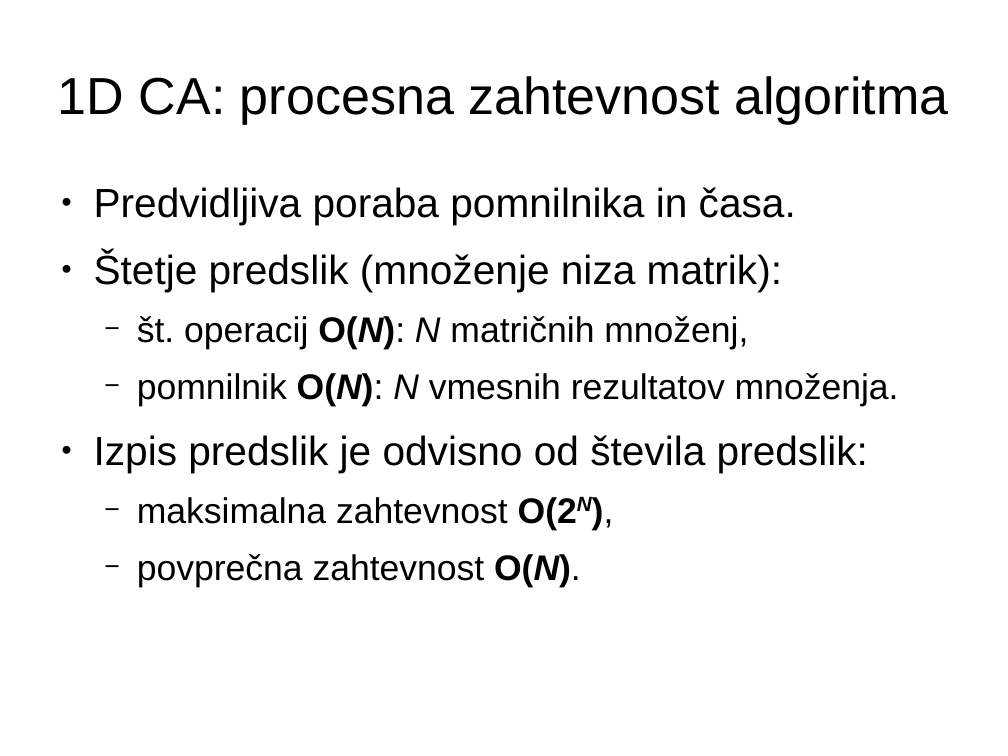
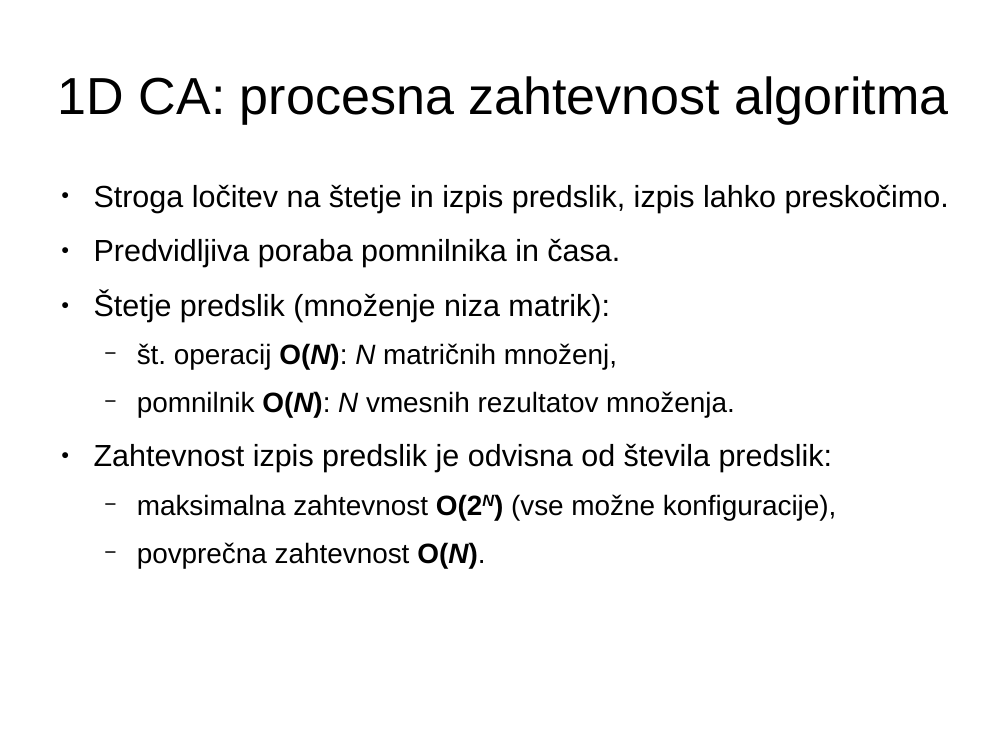
Before and after one commit to jeras/fri-latex-templates, a slide deck: slide 11 of predstavitev/predstavitev.odp (slide 10 before the commit). Drawn at 1008x756 pixels with LibreOffice and Linux fonts; fonts in the diff are those of the drawing. Boxes give left, top, right and bottom in pixels: in the first picture for what was removed or moved away, otherwise in the second. Text is boxed around its words. In the diff, an @@ line names an element or a change of style, - is before the commit and + after.

```diff
--- a/predstavitev/predstavitev.odp
+++ b/predstavitev/predstavitev.odp
@@ text at box(94, 184, 949, 213): paragraph added @@
+● Stroga ločitev na štetje in izpis predslik, izpis lahko preskočimo.
@@ text at box(94, 238, 735, 568): size 32 to 24 pt in "Predvidljiva poraba pomnilnika in časa.", "Štetje predslik (množenje niza matrik):"; size 28 to 22 pt in "št. operacij O(N): N matričnih množenj,", "pomnilnik O(N): N vmesnih rezultatov množenja.", "povprečna zahtevnost O(N)." @@
@@ text at box(94, 443, 837, 520): text changed; size 32 to 24 pt @@
-● Izpis predslik je odvisno od števila predslik:
-  − maksimalna zahtevnost O(2N),
+● Zahtevnost izpis predslik je odvisna od števila predslik:
+  − maksimalna zahtevnost O(2N) (vse možne konfiguracije),
```
Also in this commit, not shown: 18 other slides changed, 7 other files.
